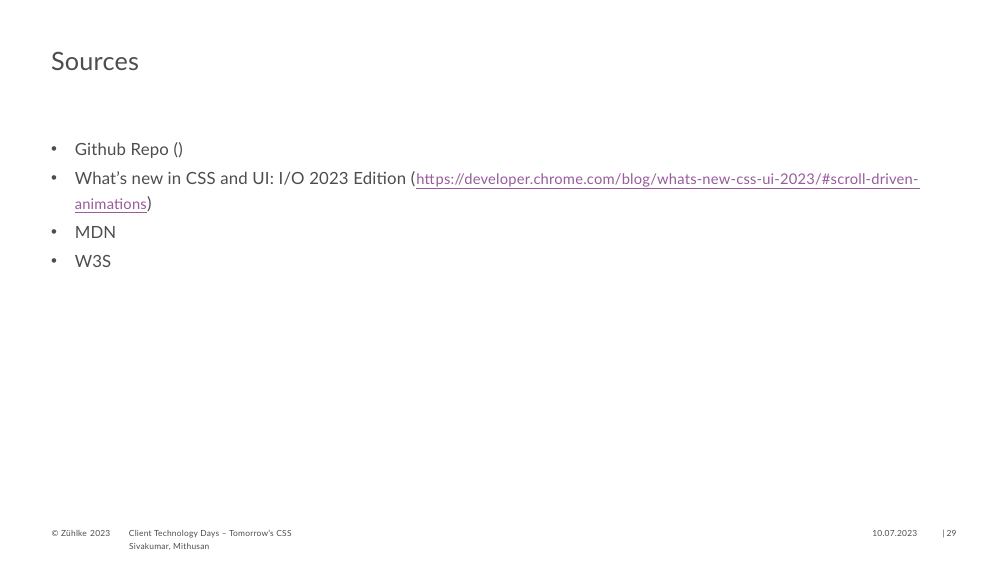
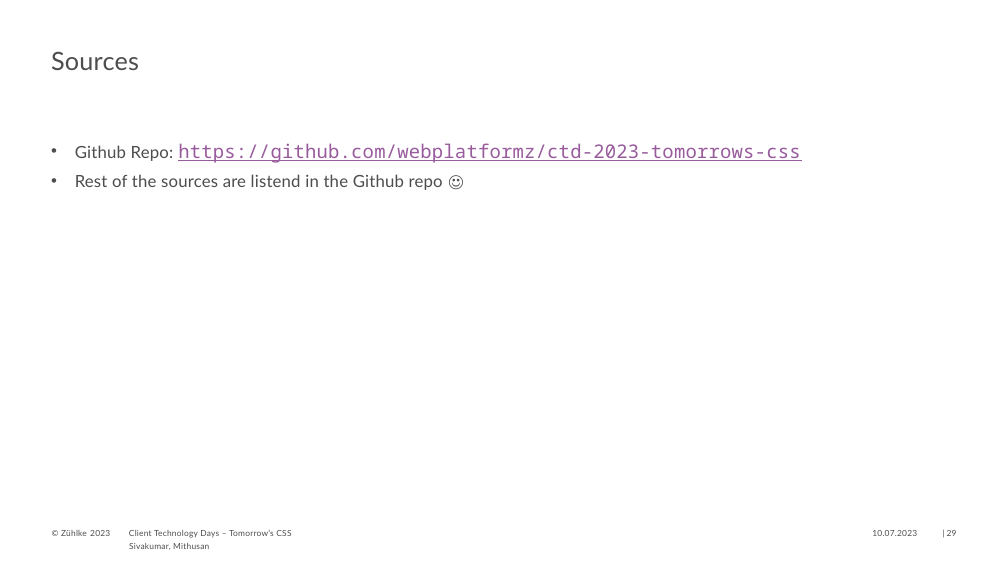
Before and after one commit to webplatformz/ctd-2023-tomorrows-css, a slide deck: slide 29 of Tomorrows-CSS.pptx. Drawn at 1008x567 pixels with LibreOffice and Linux fonts; fonts in the diff are those of the drawing. Boxes give left, top, right and bottom in pixels: in the first picture for what was removed or moved away, otherwise in the second. Text is boxed around its words. In the diff, an @@ line names an element or a change of style, - is before the commit and + after.

Commit message:
update slides

```diff
--- a/Tomorrows-CSS.pptx
+++ b/Tomorrows-CSS.pptx
@@ text at (75,143,800,190): text changed; size 14 to 18 pt; font Lato to Noto Sans Mono @@
-• Github Repo ()
-• What’s new in CSS and UI: I/O 2023 Edition (https://developer.chrome.com/blog/whats-new-css-ui-2023/#scroll-driven-animations)
-• MDN
-• W3S
+• Github Repo: https://github.com/webplatformz/ctd-2023-tomorrows-css
+• Rest of the sources are listend in the Github repo ☺
```
